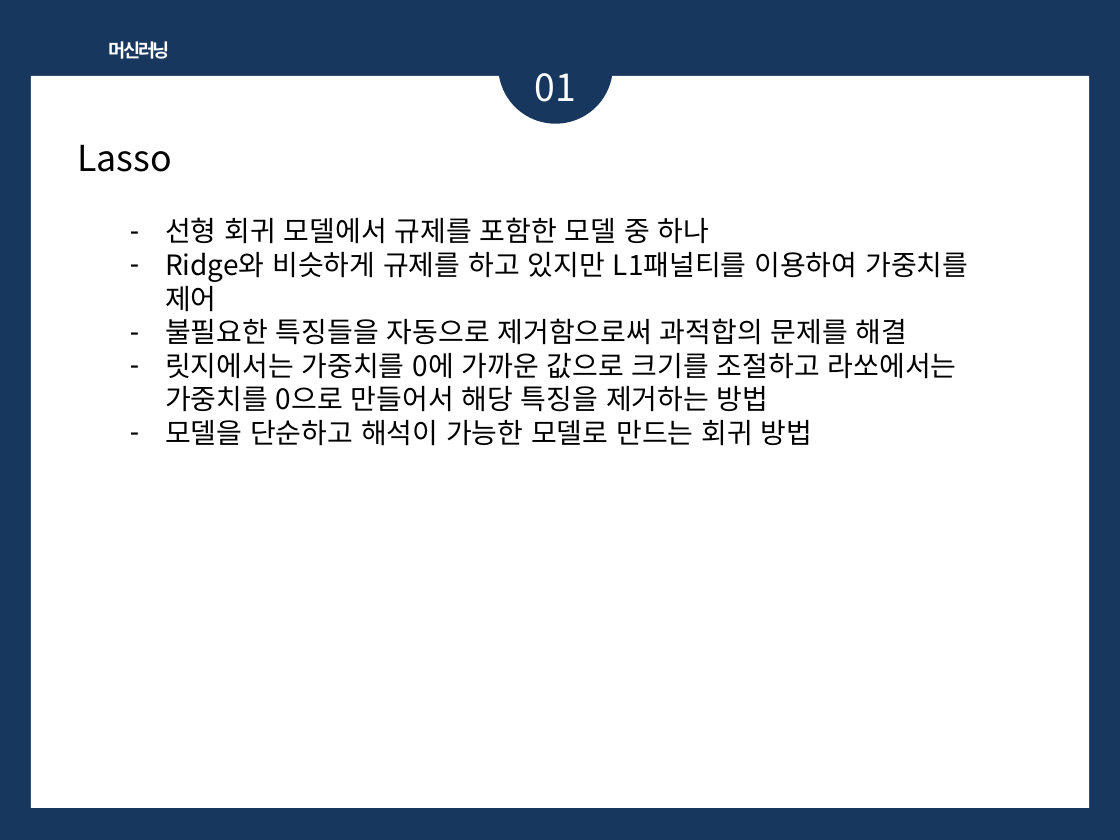
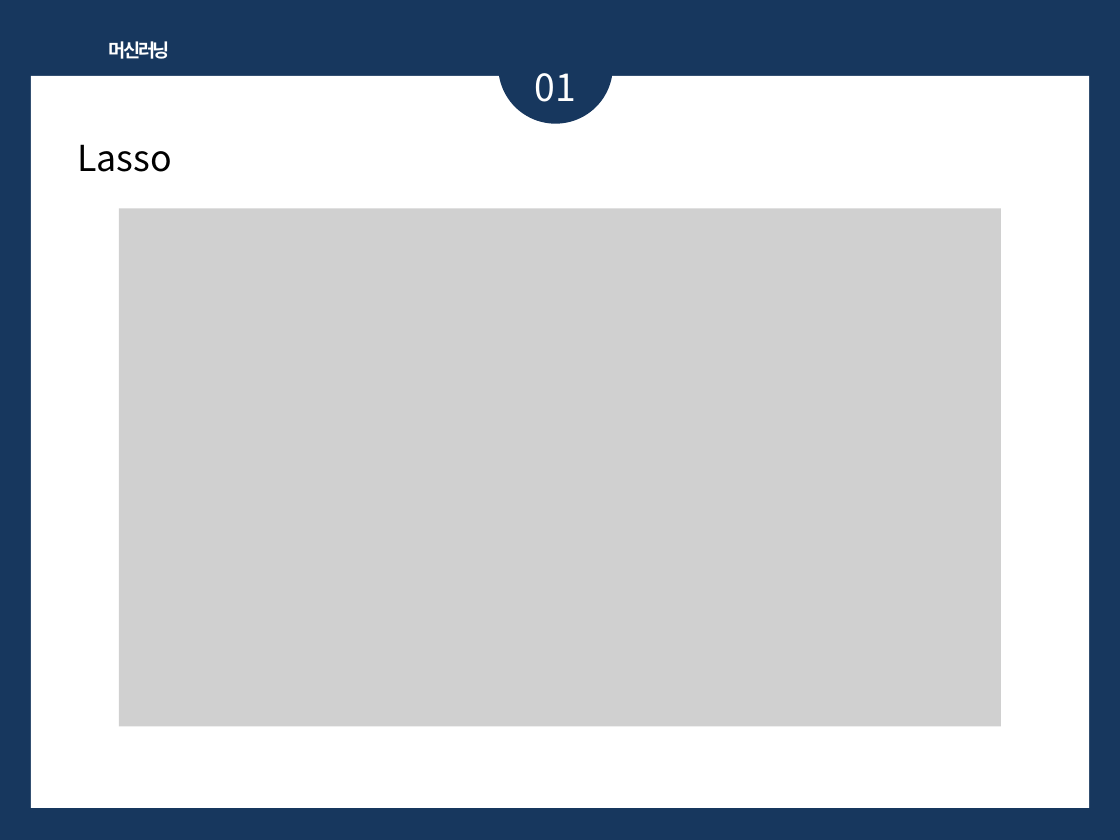
Before and after one commit to bsmoon-86/multicam_2025, a slide deck: slide 20 of PPT/머신러닝.pptx (slide 15 before the commit). Drawn at 1120x840 pixels with LibreOffice and Linux fonts; fonts in the diff are those of the drawing; grey boxes stand for pictures. Boxes give left, top, right and bottom in pixels: in the first picture for what was removed or moved away, otherwise in the second. Text is boxed around its words. In the diff, an @@ line names an element or a change of style, - is before the commit and + after.

```diff
--- a/PPT/머신러닝.pptx
+++ b/PPT/머신러닝.pptx
@@ picture added at box(119, 208, 1000, 727) @@
@@ text removed at box(165, 217, 968, 446) @@
-– 선형 회귀 모델에서 규제를 포함한 모델 중 하나
-– Ridge와 비슷하게 규제를 하고 있지만 L1패널티를 이용하여 가중치를 제어
-– 불필요한 특징들을 자동으로 제거함으로써 과적합의 문제를 해결
-– 릿지에서는 가중치를 0에 가까운 값으로 크기를 조절하고 라쏘에서는 가중치를 0으로 만들어서 해당 특징을 제거하는 방법
-– 모델을 단순하고 해석이 가능한 모델로 만드는 회귀 방법
```
Also in this commit, not shown: 5 other slides changed, 4 slides added, 10 other files.
